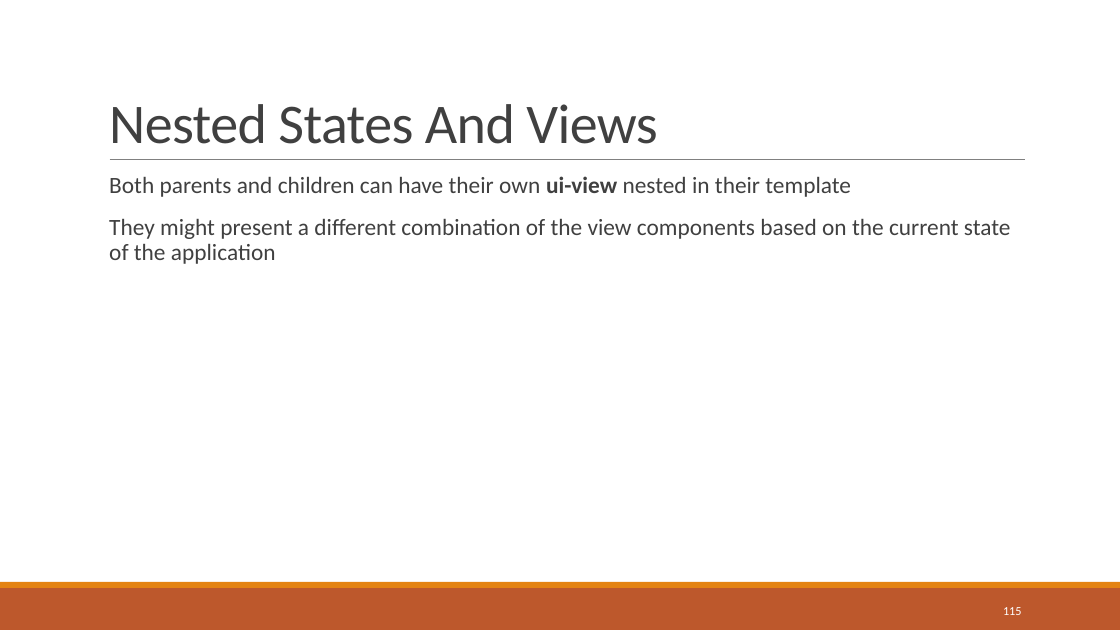
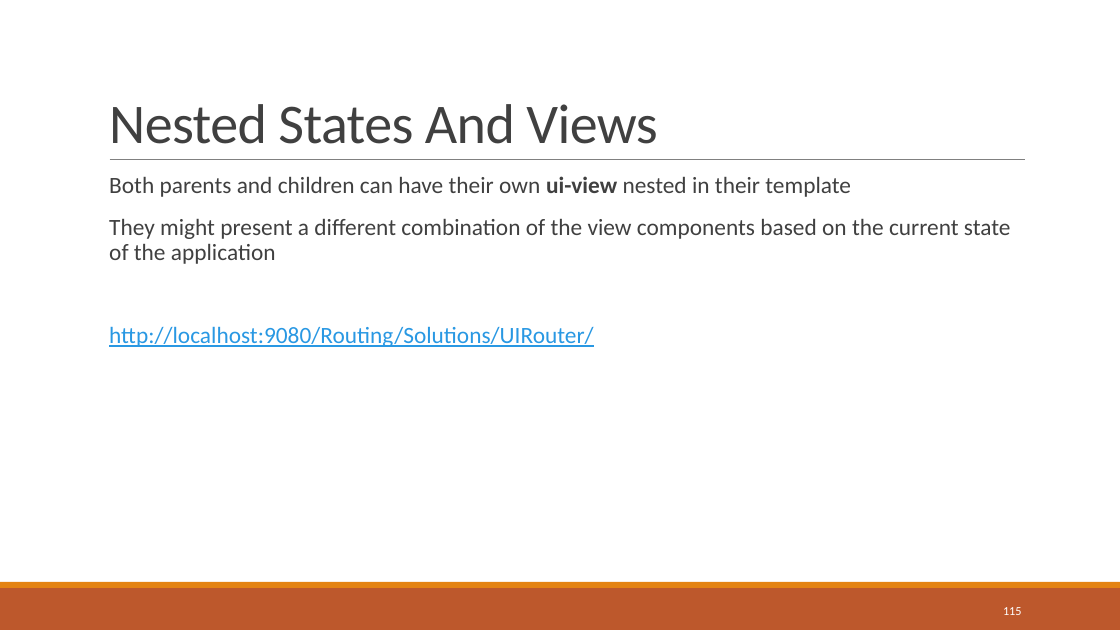
Before and after one commit to sbechtold/angularjs, a slide deck: slide 115 of materials/AngularJS.pptx. Drawn at 1120x630 pixels with LibreOffice and Linux fonts; fonts in the diff are those of the drawing. Boxes give left, top, right and bottom in pixels: in the first picture for what was removed or moved away, otherwise in the second. Text is boxed around its words. In the diff, an @@ line names an element or a change of style, - is before the commit and + after.

Commit message:
Adding routing exercises

```diff
--- a/materials/AngularJS.pptx
+++ b/materials/AngularJS.pptx
@@ text at (x1=109, y1=326, x2=594, y2=347): paragraph added @@
+  http://localhost:9080/Routing/Solutions/UIRouter/
```
Also in this commit, not shown: 2 other slides changed, 32 other files.
